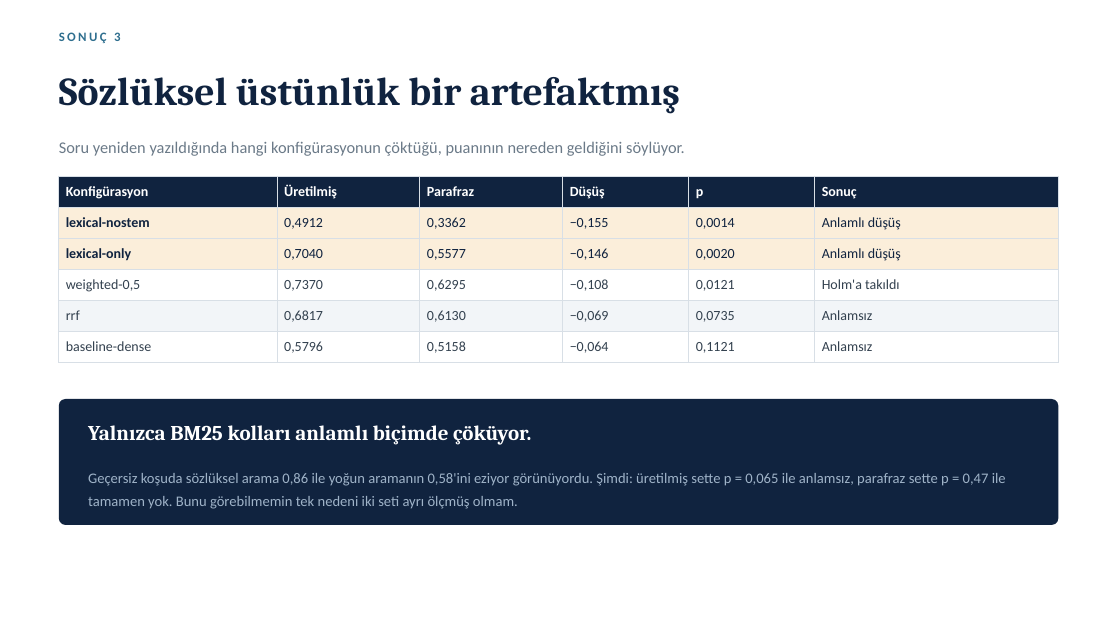
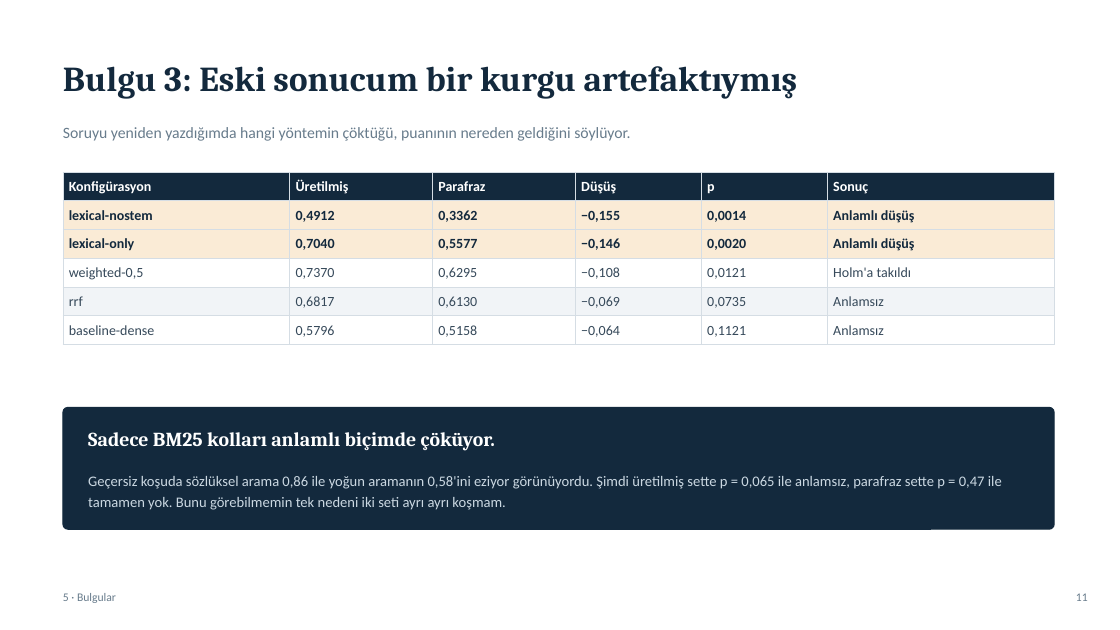
Before and after one commit to Furkanahii/foundry-rag-lab, a slide deck: slide 12 of Foundry-RAG-Lab-Sunum.pptx (slide 19 before the commit). Drawn at 1120x630 pixels with LibreOffice and Linux fonts; fonts in the diff are those of the drawing. Boxes give left, top, right and bottom in pixels: in the first picture for what was removed or moved away, otherwise in the second. Text is boxed around its words. In the diff, an @@ line names an element or a change of style, - is before the commit and + after.

Commit message:
fix(ui): açılışta vektör boyutu boş görünüyordu; sunum yeniden yapılandırıldı
store.stats() embedding_dim'i self.embedding_dim'den okuyordu, ama o alan
ancak vektör yazıldığında veya yoğun arama koştuğunda doluyor. Yeni açılmış
bir indekste None kalıyor ve dashboard 1024 yerine tire gösteriyordu -
demoda görünen bir hata. Artık meta tablosundan okunuyor, builder'daki
aynı sınıf hatanın kardeşi.

Sunum akademik iskelete çevrildi: kapak, içindekiler, problem, sistem,
deneysel kurulum, yöntem, bulgular, demo, sınırlar, sonuç, teşekkür.
Yeniden sıralama bulgusu ve canlı demo yönergeleri eklendi. 20 slayt,
hepsinde konuşmacı notu var.

```diff
--- a/Foundry-RAG-Lab-Sunum.pptx
+++ b/Foundry-RAG-Lab-Sunum.pptx
@@ text removed at bbox=[59, 32, 120, 43] @@
-SONUÇ 3
@@ text removed at bbox=[59, 77, 680, 114] @@
-Sözlüksel üstünlük bir artefaktmış
@@ text added at bbox=[63, 66, 798, 99], 30 pt, text #13293D, bold @@
+Bulgu 3: Eski sonucum bir kurgu artefaktıymış
@@ text at bbox=[63, 127, 630, 141]: text changed; size 14 to 13.5 pt; text colour #6B7A88 to #687C8C @@
-Soru yeniden yazıldığında hangi konfigürasyonun çöktüğü, puanının nereden geldiğini söylüyor.
+Soruyu yeniden yazdığımda hangi yöntemin çöktüğü, puanının nereden geldiğini söylüyor.
@@ table at bbox=[63, 172, 1054, 341] @@
@@ fill #10233F to #13293D in row 1 @@
@@ fill #FBEEDA to #FAEBD6 in 12 cells @@
@@ fill #F2F5F8 to #F1F4F7 in row 5 @@
@@ text colour #10233F to #13293D in "lexical-nostem", "0,4912", "0,3362", "−0,155" and 8 more places @@
@@ bold on in "0,4912", "0,3362", "−0,155", "0,0014" and 6 more places @@
@@ text colour #33414F to #36495A in "weighted-0,5", "0,7370", "0,6295", "−0,108" and 14 more places @@
@@ borders changed @@
@@ table: place and size @@
-table at bbox=[59, 176, 1059, 357]
+table at bbox=[63, 172, 1054, 341]
@@ rounded rectangle: place and size @@
-rounded rectangle at bbox=[59, 399, 1059, 525]
+rounded rectangle at bbox=[63, 408, 1054, 529]
@@ rounded rectangle at bbox=[63, 408, 1054, 529]: fill #10233F to #13293D; outline none to #13293D 1 pt; proportions changed @@
@@ text at bbox=[88, 432, 495, 451]: text changed; size 18 to 17 pt @@
-Yalnızca BM25 kolları anlamlı biçimde çöküyor.
+Sadece BM25 kolları anlamlı biçimde çöküyor.
@@ text at bbox=[88, 476, 1002, 510]: text changed; text colour #9FB3C8 to #CBD8E2 @@
-Geçersiz koşuda sözlüksel arama 0,86 ile yoğun aramanın 0,58'ini eziyor görünüyordu. Şimdi: üretilmiş sette p = 0,065 ile anlamsız, parafraz sette p = 0,47 ile tamamen yok. Bunu görebilmemin tek nedeni iki seti ayrı ölçmüş olmam.
+Geçersiz koşuda sözlüksel arama 0,86 ile yoğun aramanın 0,58'ini eziyor görünüyordu. Şimdi üretilmiş sette p = 0,065 ile anlamsız, parafraz sette p = 0,47 ile tamamen yok. Bunu görebilmemin tek nedeni iki seti ayrı ayrı koşmam.
@@ text added at bbox=[63, 593, 116, 603], 10 pt, text #687C8C @@
+5 · Bulgular
@@ text added at bbox=[1076, 593, 1088, 601], 10 pt, text #687C8C @@
+11
```
Also in this commit, not shown: 8 other slides changed, 11 slides added, 15 slides removed, 1 other file.
